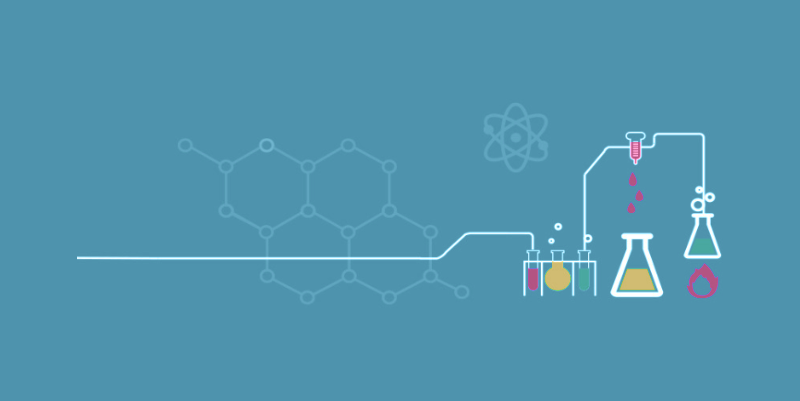
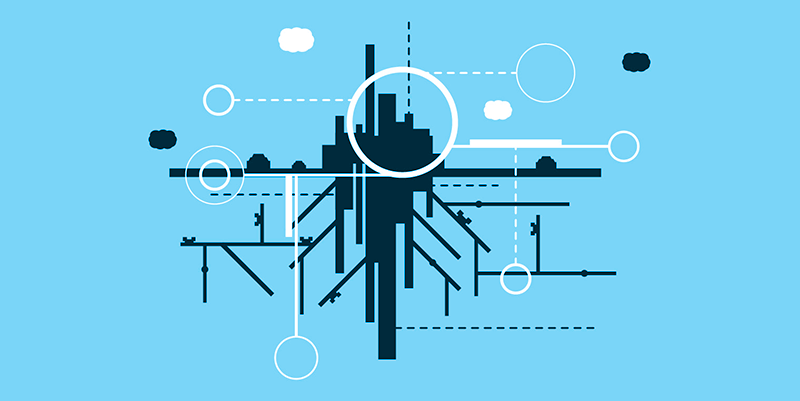
Revision of a layered 800px x 401px image; what changed, layer by layer:
added layer "Layer 2" (overlay) above "FreeVector-Abstract-Digital-City" over [0,0,800,401]
added layer "FreeVector-Abstract-Digital-City" above "Layer 1" over [131,0,668,401]
"Layer 1": blend saturation → normal, painted on it over [0,0,800,401]
hid "Group 1 copy" over [0,0,800,401]
